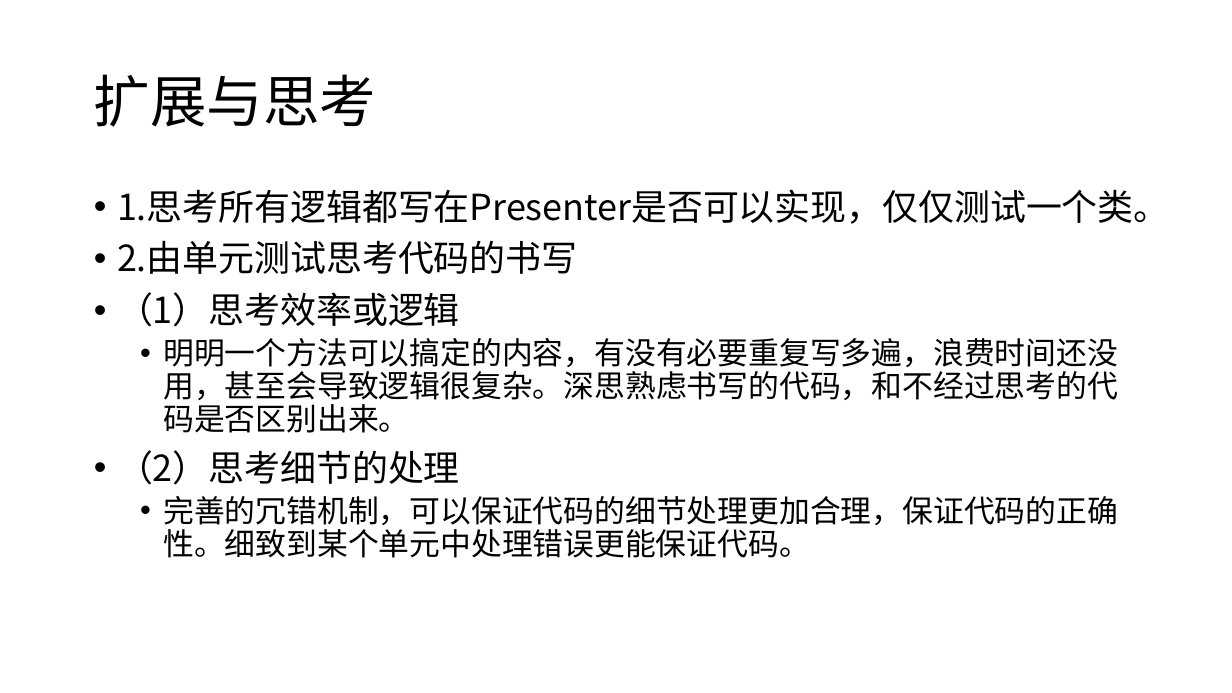
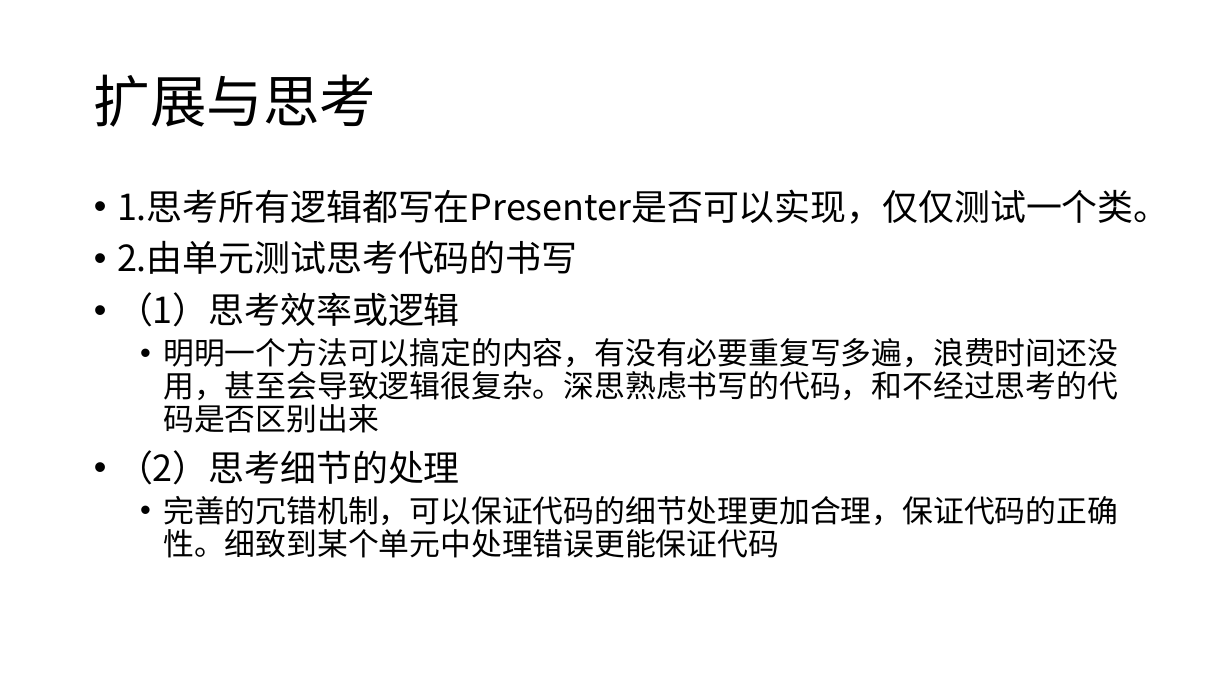
Before and after one commit to linhou/AndroidTest, a slide deck: slide 20 of 单元测试.pptx (slide 18 before the commit). Drawn at 1232x693 pixels with LibreOffice and Linux fonts; fonts in the diff are those of the drawing. Boxes give left, top, right and bottom in pixels: in the first picture for what was removed or moved away, otherwise in the second. Text is boxed around its words. In the diff, an @@ line names an element or a change of style, - is before the commit and + after.

Commit message:
重构内容

```diff
--- a/单元测试.pptx
+++ b/单元测试.pptx
@@ text at bbox=[163, 338, 1118, 433]: text changed @@
-  • 明明一个方法可以搞定的内容，有没有必要重复写多遍，浪费时间还没用，甚至会导致逻辑很复杂。深思熟虑书写的代码，和不经过思考的代码是否区别出来。
+  • 明明一个方法可以搞定的内容，有没有必要重复写多遍，浪费时间还没用，甚至会导致逻辑很复杂。深思熟虑书写的代码，和不经过思考的代码是否区别出来
@@ text at bbox=[163, 496, 1118, 558]: text changed @@
-  • 完善的冗错机制，可以保证代码的细节处理更加合理，保证代码的正确性。细致到某个单元中处理错误更能保证代码。
+  • 完善的冗错机制，可以保证代码的细节处理更加合理，保证代码的正确性。细致到某个单元中处理错误更能保证代码
```
Also in this commit, not shown: 12 other slides changed, 5 slides added, 3 slides removed, 8 other files.
